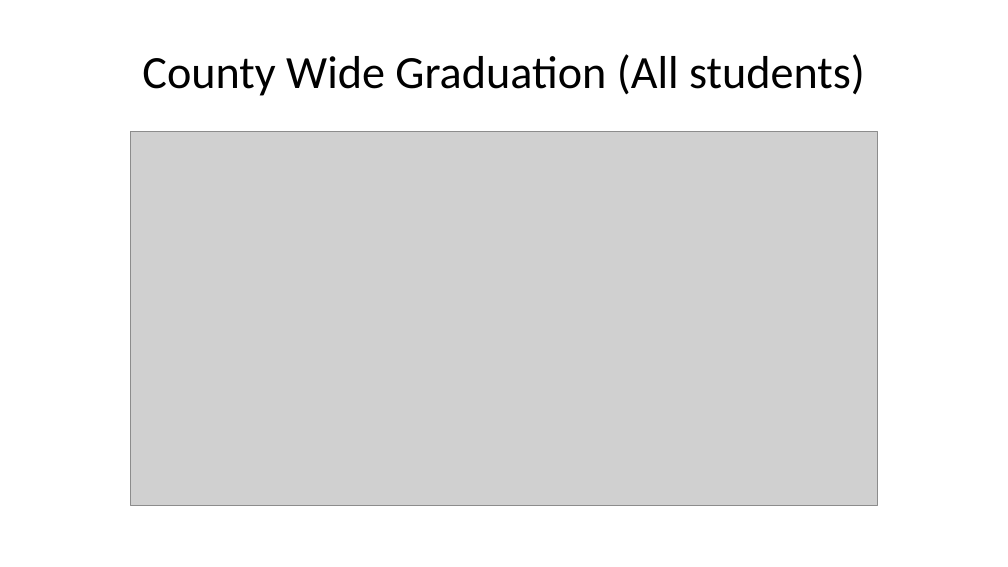
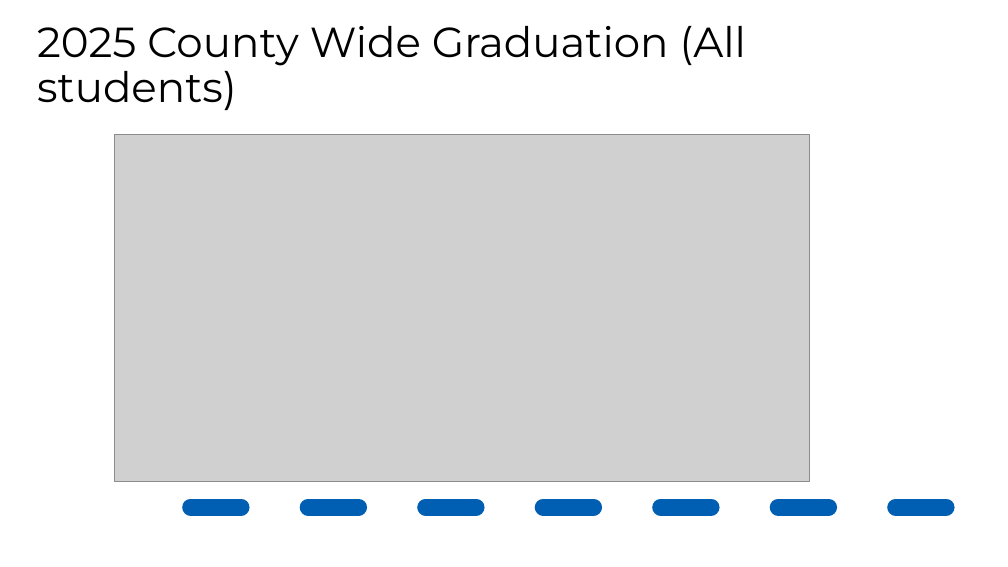
Before and after one commit to jknapp06/CADashboard, a slide deck: slide 12 of output/dashboard_summary.pptx. Drawn at 1008x567 pixels with LibreOffice and Linux fonts; fonts in the diff are those of the drawing; grey boxes stand for pictures; background and template pictures are left out. Boxes give left, top, right and bottom in pixels: in the first picture for what was removed or moved away, otherwise in the second. Text is boxed around its words. In the diff, an @@ line names an element or a change of style, - is before the commit and + after.

```diff
--- a/output/dashboard_summary.pptx
+++ b/output/dashboard_summary.pptx
@@ title "2025 County Wide Graduation (All ..." at (x1=37, y1=26, x2=747, y2=110): vertical alignment middle to bottom @@
@@ title at (x1=37, y1=26, x2=747, y2=110): text changed; size 33 to 30 pt; font Calibri to Montserrat @@
-County Wide Graduation (All students)
+2025 County Wide Graduation (All students)
@@ picture resized from (x1=130, y1=132, x2=878, y2=506) to (x1=115, y1=134, x2=809, y2=481) @@
@@ line added from (191, 507) to (1008, 507), #005FB2 12 pt dashed @@
```
Also in this commit, not shown: 20 other slides changed, 3 slides added, 3 slides removed, 26 other files.
